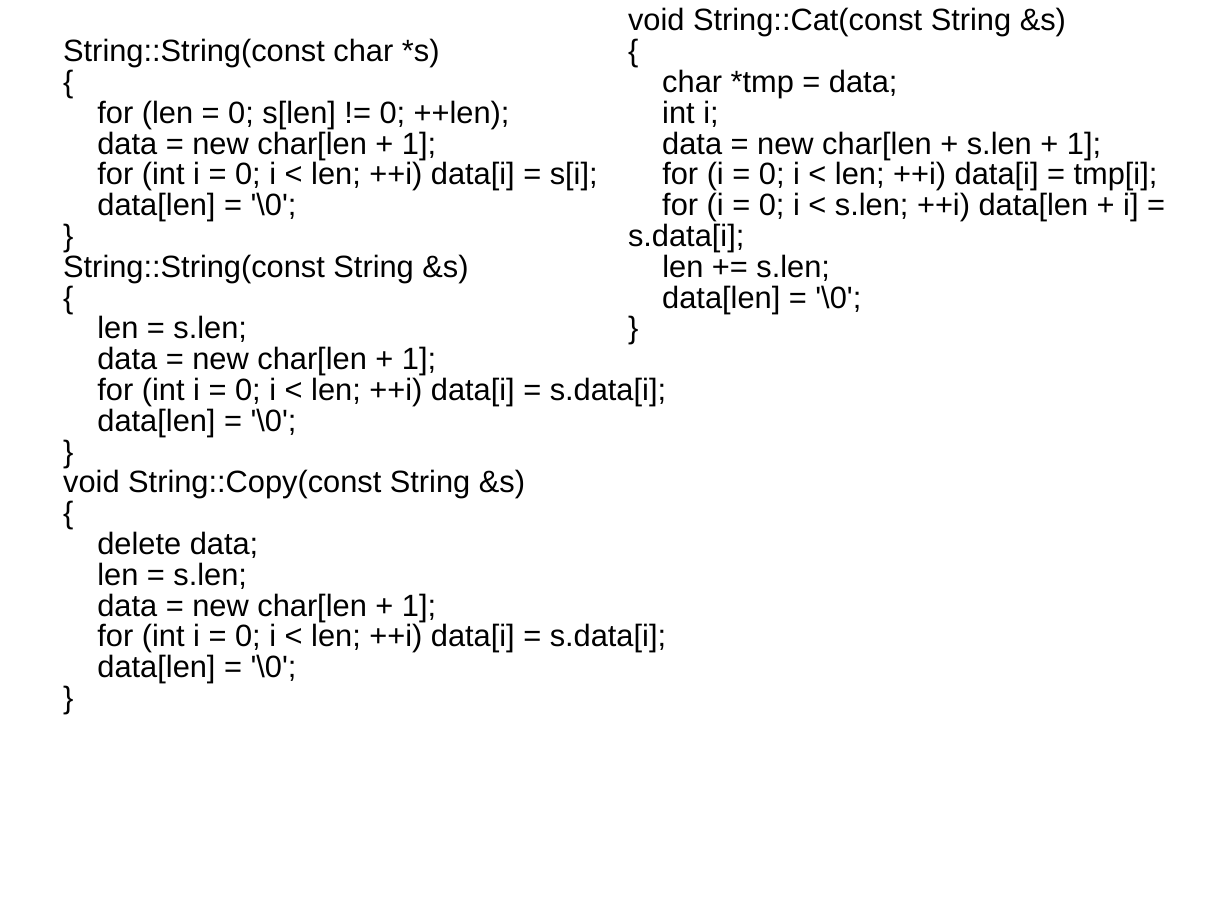
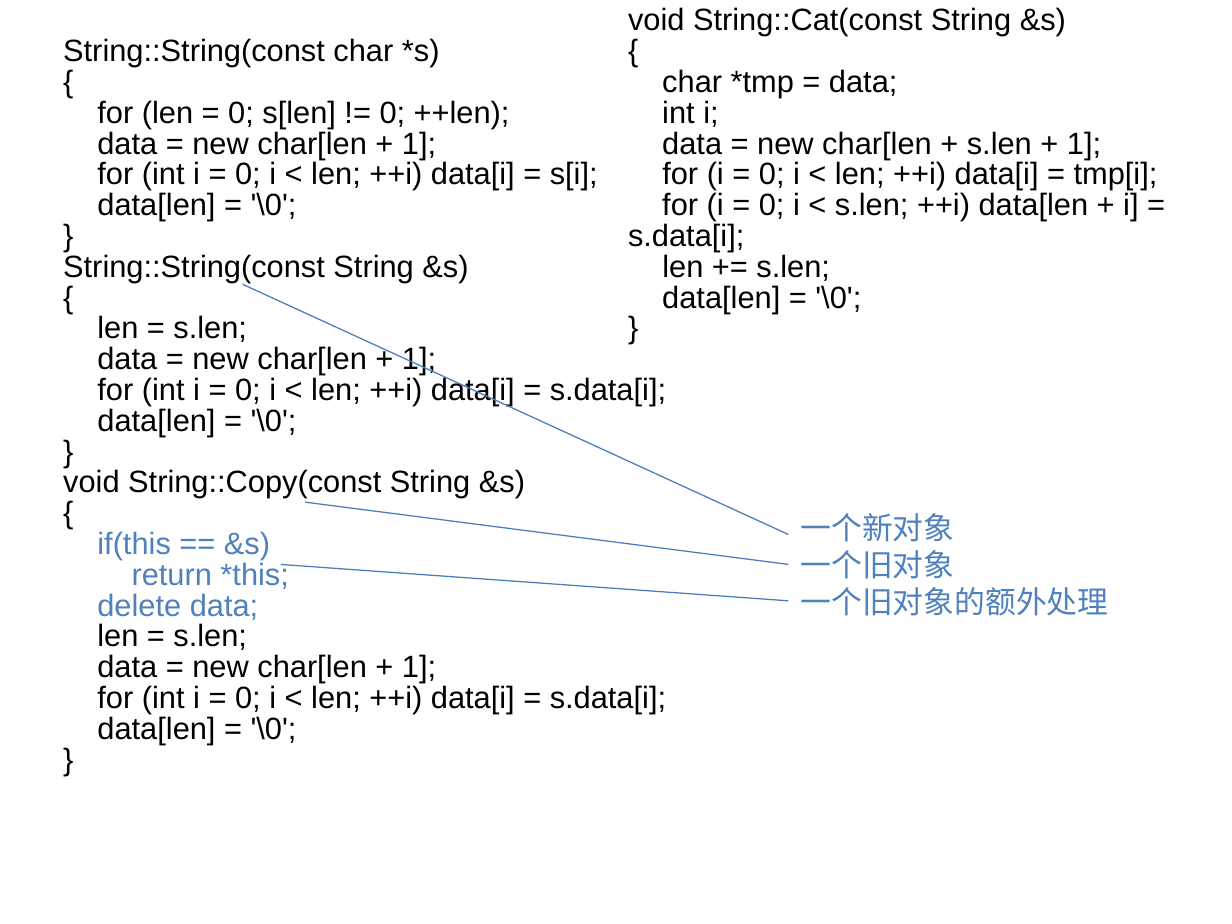
Before and after one commit to wwuhn/wwuhn.github.io, a slide deck: slide 119 of bookspcClassic/C++程序设计翁惠玉/10创建功能更强的类型.ppt. Drawn at 1232x924 pixels with LibreOffice and Linux fonts; fonts in the diff are those of the drawing. Boxes give left, top, right and bottom in pixels: in the first picture for what was removed or moved away, otherwise in the second. Text is boxed around its words. In the diff, an @@ line names an element or a change of style, - is before the commit and + after.

```diff
--- a/bookspcClassic/C++程序设计翁惠玉/10创建功能更强的类型.ppt
+++ b/bookspcClassic/C++程序设计翁惠玉/10创建功能更强的类型.ppt
@@ line added from (788, 535) to (243, 285), #4A7EBB 0.74 pt @@
@@ line added from (788, 564) to (306, 503), #4A7EBB 0.74 pt @@
@@ text at bbox=[97, 531, 288, 589]: paragraphs added @@
+if(this == &s)
+return *this;
@@ text added at bbox=[800, 513, 1108, 616], 18 pt, text #4F81BD @@
+一个新对象
+一个旧对象
+一个旧对象的额外处理
@@ line added from (788, 601) to (281, 564), #4A7EBB 0.74 pt @@
@@ text at bbox=[97, 593, 258, 620]: text colour #000000 to #4F81BD in "delete data;" @@
```
Also in this commit, not shown: 47 other slides changed, 10 other files.
